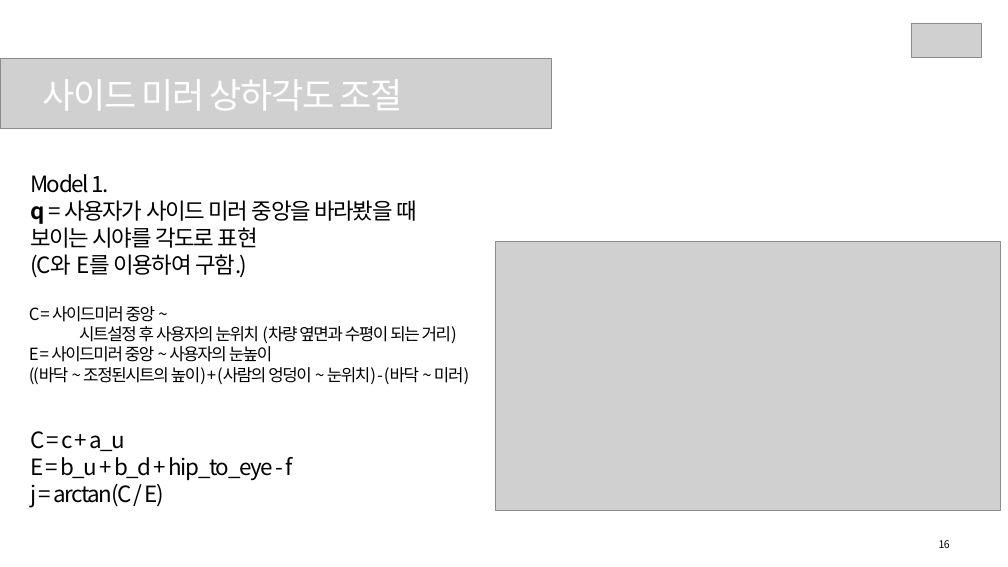
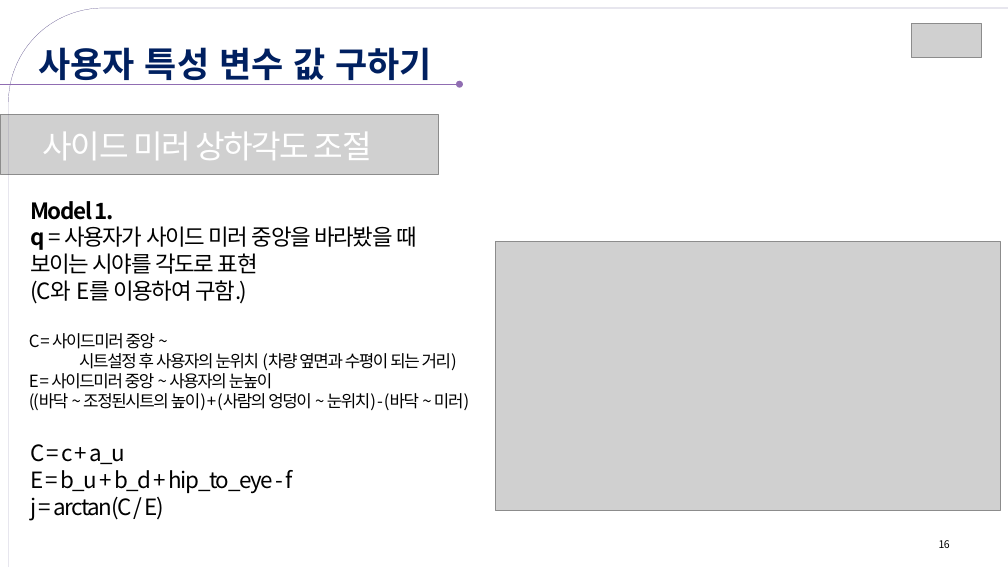
Before and after one commit to hyedinion/DrivePosition, a slide deck: slide 16 of SL_차량용어플리케이션아이디어_Hustar.pptx. Drawn at 1008x567 pixels with LibreOffice and Linux fonts; fonts in the diff are those of the drawing; grey boxes stand for pictures; background and template pictures are left out. Boxes give left, top, right and bottom in pixels: in the first picture for what was removed or moved away, otherwise in the second. Text is boxed around its words. In the diff, an @@ line names an element or a change of style, - is before the commit and + after.

```diff
--- a/SL_차량용어플리케이션아이디어_Hustar.pptx
+++ b/SL_차량용어플리케이션아이디어_Hustar.pptx
@@ round rect added at [9, 8, 1008, 567], outline #FFFFFF 0.25 pt @@
@@ text added at [39, 47, 432, 85], 50 pt, text #002060, bold @@
+사용자 특성 변수 값 구하기
@@ arrow added from (0, 84) to (460, 84), #906DB2 0.75 pt @@
@@ picture: place and size @@
-picture at [0, 58, 552, 128]
+picture at [0, 114, 438, 174]
@@ text "사이드 미러 상하각도 조절": place and size @@
-text "사이드 미러 상하각도 조절" at [43, 79, 402, 110]
+text "사이드 미러 상하각도 조절" at [43, 132, 372, 160]
@@ text "사이드 미러 상하각도 조절" at [43, 132, 372, 160]: size 50 to 46 pt @@
@@ text "Model 1.": place and size @@
-text "Model 1." at [30, 174, 417, 278]
+text "Model 1." at [30, 201, 417, 304]
@@ text at [30, 201, 113, 220]: bold on in "Model 1." @@
@@ text "C = 사이드미러 중앙 ~": place and size @@
-text "C = 사이드미러 중앙 ~" at [29, 306, 469, 384]
+text "C = 사이드미러 중앙 ~" at [29, 333, 469, 410]
@@ text "C = c + a_u": place and size @@
-text "C = c + a_u" at [30, 431, 292, 508]
+text "C = c + a_u" at [30, 444, 292, 520]
```
Also in this commit, not shown: 16 other slides changed, 1 slide added, 1 slide removed.
